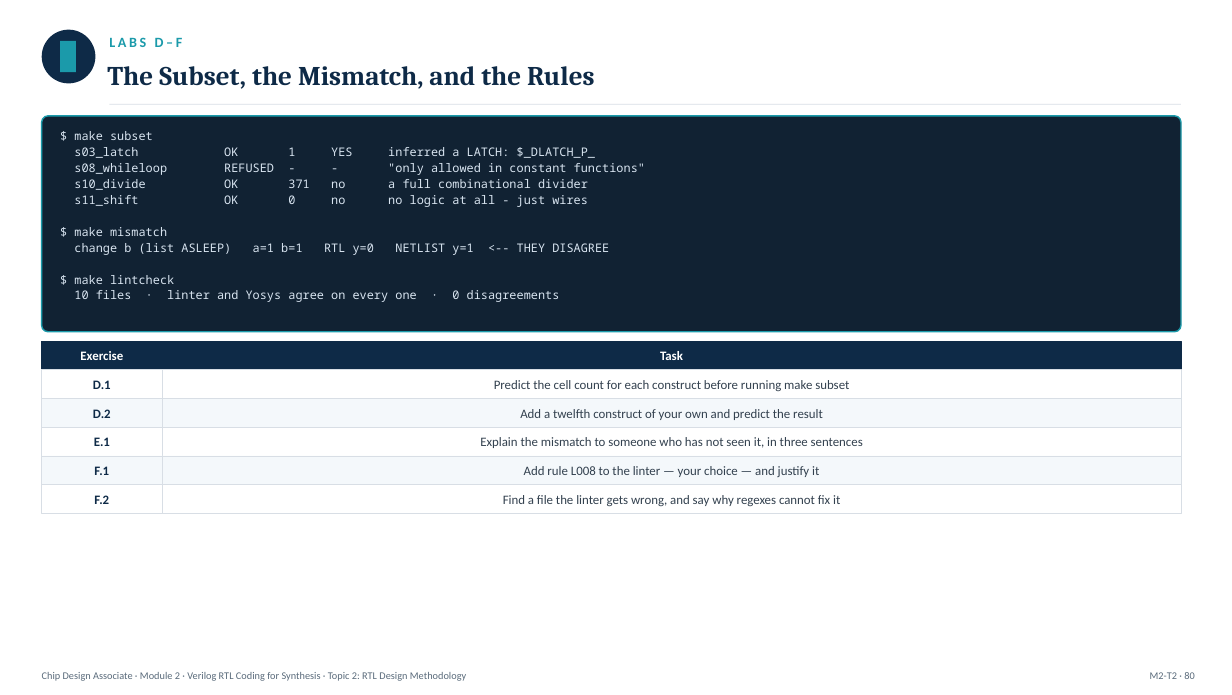
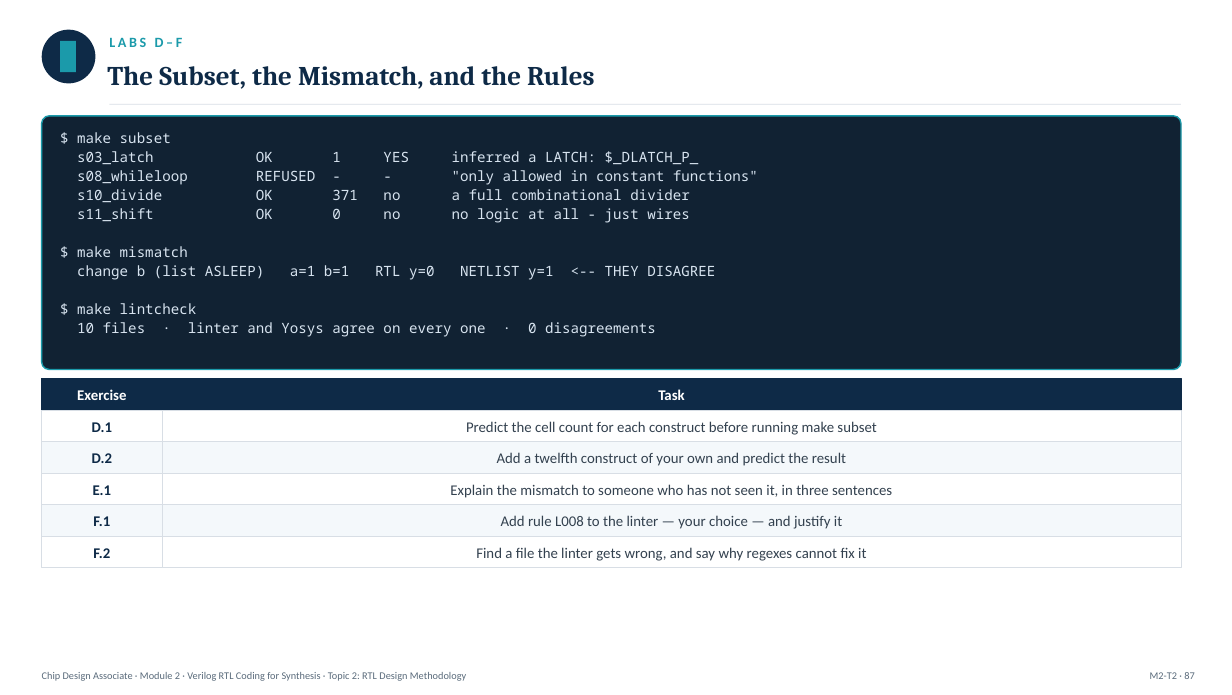
Before and after one commit to ripunjayiisc/ChipDesignContent, a slide deck: slide 87 of ChipDesignAssociate/Module2/Module2_Topic2_RTLDesignMethodology.pptx (slide 80 before the commit). Drawn at 1232x695 pixels with LibreOffice and Linux fonts; fonts in the diff are those of the drawing. Boxes give left, top, right and bottom in pixels: in the first picture for what was removed or moved away, otherwise in the second. Text is boxed around its words. In the diff, an @@ line names an element or a change of style, - is before the commit and + after.

```diff
--- a/ChipDesignAssociate/Module2/Module2_Topic2_RTLDesignMethodology.pptx
+++ b/ChipDesignAssociate/Module2/Module2_Topic2_RTLDesignMethodology.pptx
@@ rounded rectangle: place and size @@
-rounded rectangle at (42, 116, 1181, 332)
+rounded rectangle at (42, 116, 1181, 370)
@@ text "$ make subset" at (77, 132, 758, 337): size 9.2 to 11 pt @@
@@ 2 texts, 2 rectangles: place and size @@
-2 texts, 2 rectangles at (42, 341, 1181, 370)
+2 texts, 2 rectangles at (42, 379, 1181, 410)
@@ rectangle: place and size @@
-rectangle at (42, 370, 162, 398)
+rectangle at (42, 410, 162, 442)
@@ text "D.1": place and size @@
-text "D.1" at (93, 380, 111, 389)
+text "D.1" at (92, 422, 112, 432)
@@ rectangle: place and size @@
-rectangle at (162, 370, 1181, 398)
+rectangle at (162, 410, 1181, 442)
@@ text "Predict the cell count for ...": place and size @@
-text "Predict the cell count for ..." at (494, 380, 849, 391)
+text "Predict the cell count for ..." at (466, 421, 876, 435)
@@ 4 texts, 4 rectangles: place and size @@
-4 texts, 4 rectangles at (42, 398, 1181, 456)
+4 texts, 4 rectangles at (42, 442, 1181, 505)
@@ 4 texts, 4 rectangles: place and size @@
-4 texts, 4 rectangles at (42, 456, 1181, 513)
+4 texts, 4 rectangles at (42, 505, 1181, 568)
@@ size 10 to 11.5 pt in 12 elements at (658, 389, 685, 400), (77, 389, 126, 400), (466, 421, 876, 435), (92, 422, 112, 432), (497, 452, 846, 466), (92, 453, 112, 463), (450, 484, 892, 498), (93, 485, 112, 495), (501, 515, 842, 529), (93, 516, 110, 526), (476, 547, 866, 561), (93, 548, 110, 558) @@
@@ text at (1150, 672, 1194, 679): text changed @@
-M2-T2 · 80
+M2-T2 · 87
```
Also in this commit, not shown: 87 other slides changed, 7 slides added, 23 other files.
